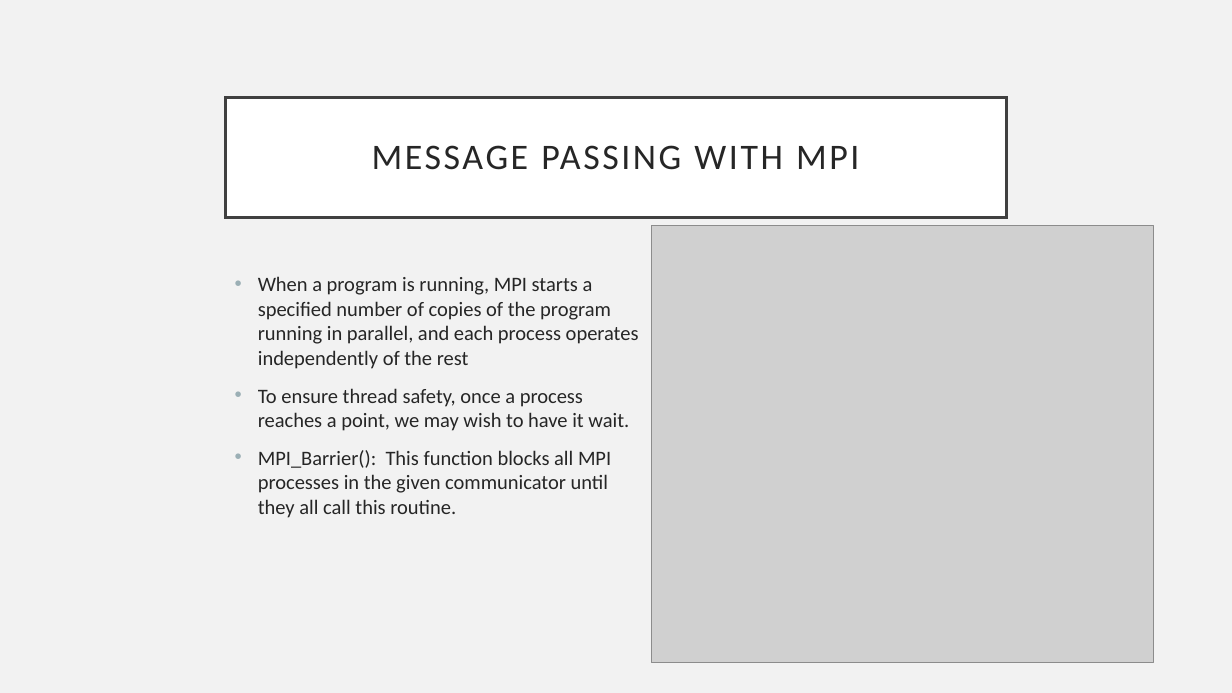
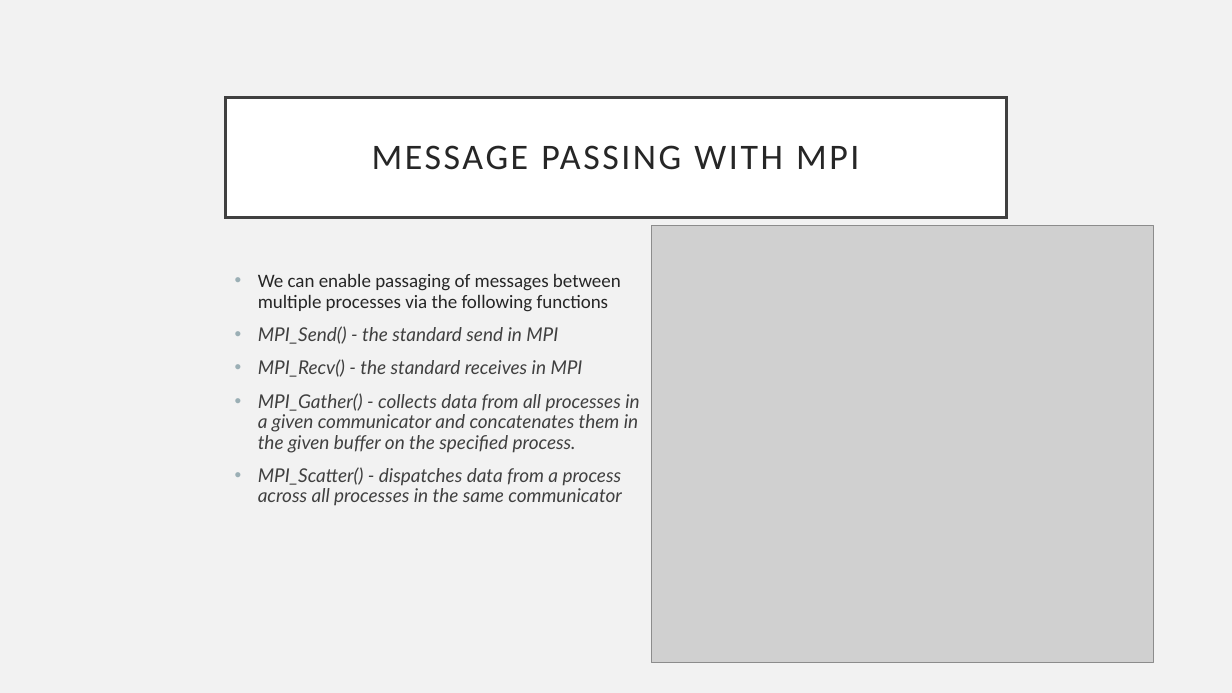
Before and after one commit to Andrewpensoneault/Intro-Parallel-Computing, a slide deck: slide 9 of Lectures/Lecture 3/lecture3.pptx. Drawn at 1232x693 pixels with LibreOffice and Linux fonts; fonts in the diff are those of the drawing; grey boxes stand for pictures. Boxes give left, top, right and bottom in pixels: in the first picture for what was removed or moved away, otherwise in the second. Text is boxed around its words. In the diff, an @@ line names an element or a change of style, - is before the commit and + after.

```diff
--- a/Lectures/Lecture 3/lecture3.pptx
+++ b/Lectures/Lecture 3/lecture3.pptx
@@ text at [258, 274, 639, 505]: text changed; size 16 to 14.8 pt; font Calibri to Lato; text colour #262626 to #404040; italic on @@
-• When a program is running, MPI starts a specified number of copies of the program running in parallel, and each process operates independently of the rest
-• To ensure thread safety, once a process reaches a point, we may wish to have it wait.
-• MPI_Barrier(): This function blocks all MPI processes in the given communicator until they all call this routine.
+• We can enable passaging of messages between multiple processes via the following functions
+• MPI_Send() - the standard send in MPI
+• MPI_Recv() - the standard receives in MPI
+• MPI_Gather() - collects data from all processes in a given communicator and concatenates them in the given buffer on the specified process.
+• MPI_Scatter() - dispatches data from a process across all processes in the same communicator
```
Also in this commit, not shown: 1 other file.
